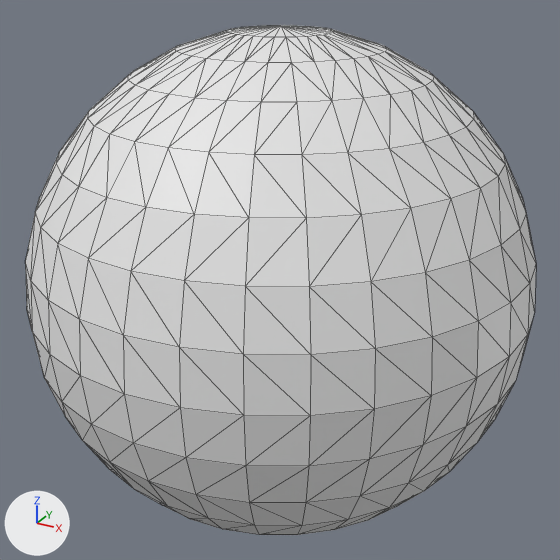
Two versions of the OBJ model Resources/Models/sphere.obj, one commit apart.
Camera for both pictures: a camera (50 mm lens) standing at (14.09, -25.68, 12.83) and looking at (-0.02, -0.01, 0.0). The lights are fixed; the arrows at lower left show +X, +Y and +Z. The picture after the commit comes second. Mesh edges are drawn as thin lines. Where no turn or scale is listed for an object, it has been applied to the vertices.

Names of what the first picture shows: '球'.
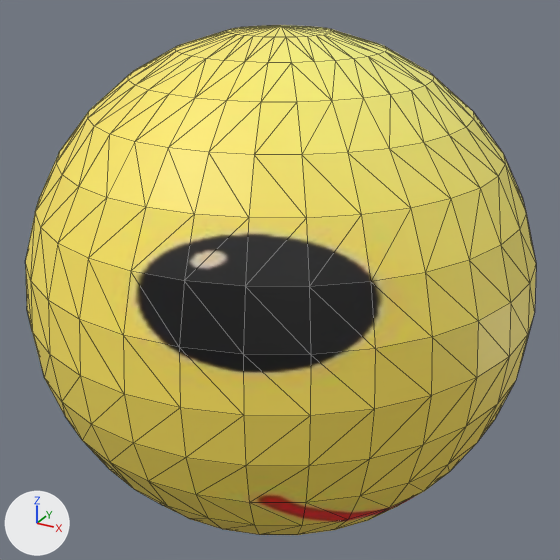
Edits to the scene script, one JSON object a line:
```json
{"op": "add", "block": "img_kao_png", "code": ["img_kao_png = load_image('kao.png', '../kao.png', 940, 470, 'sRGB')"]}
{"op": "add", "block": "mat_マテリアル", "code": ["mat_マテリアル = principled_material('マテリアル')", "mat_マテリアル.texture = img_kao_png"]}
{"block": "me_球", "where": "me_球.from_pydata(...)  # 482 vertices, 960 faces; spans x -10.0..10.0, y -10.0..10.0, z -10.0..10.0"}
{"op": "add", "block": "me_球", "code": "me_球.materials.append(mat_マテリアル)  # picture img_kao_png"}
```

Pixel boxes (x1, y1, x2, y2) of what changed, in the pictures (560 x 560 px):
```json
{"object": "球", "change": "recoloured", "before": [26, 25, 536, 535], "after": [26, 25, 536, 535], "on screen": "white to yellow"}
```
